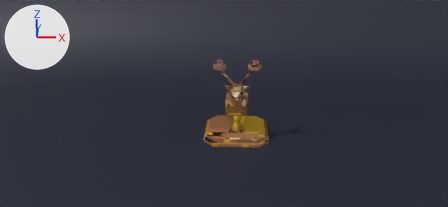
An edit to the Blender file assets/models/art/boss5/NestDeer.blend, drawn before and after from the same camera.
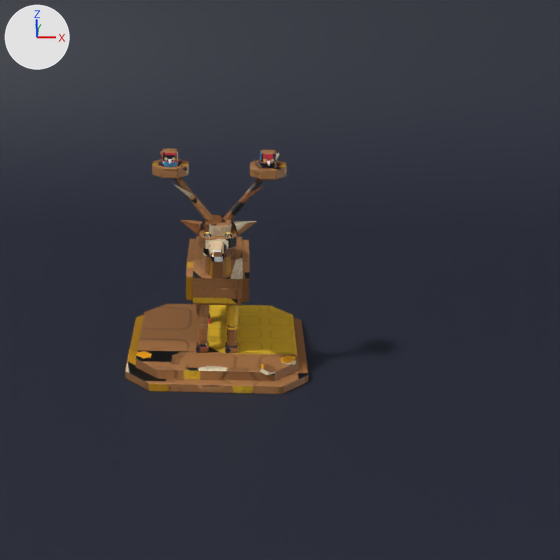
Each version is shown from the file's camera 'Cam', then close up on the part from 35% to 80% of the width and 3% to 100% of the height. Lighting does not change. The marker at upper left points along +X, +Y and +Z. The first two pictures are the older version.

The older version as bpy lines, for what is in view:
```python
ob_art_nestdeer_antlers = bpy.data.objects.new('Art_NestDeer_Antlers', me_art_nestdeer_antlers)
ob_art_nestdeer_antlers.parent = ob_art_nestdeer_head
ob_art_nestdeer_antlers.location = (0.0, -1.1, 2.94)
ob_art_nestdeer_bird1 = bpy.data.objects.new('Art_NestDeer_Bird1', me_art_nestdeer_bird1)
ob_art_nestdeer_bird1.parent = ob_art_nestdeer_antlers
ob_art_nestdeer_bird1.location = (0.8, -0.9, 3.74)
ob_art_nestdeer_bird2 = bpy.data.objects.new('Art_NestDeer_Bird2', me_art_nestdeer_bird2)
ob_art_nestdeer_bird2.parent = ob_art_nestdeer_antlers
ob_art_nestdeer_bird2.location = (-0.8, -0.9, 3.74)
ob_art_nestdeer_body = bpy.data.objects.new('Art_NestDeer_Body', me_art_nestdeer_body)
ob_art_nestdeer_body.parent = ob_art_nestdeer_stand
ob_art_nestdeer_body.location = (0.0, 0.1, 1.64)
ob_art_nestdeer_head = bpy.data.objects.new('Art_NestDeer_Head', me_art_nestdeer_head)
ob_art_nestdeer_head.parent = ob_art_nestdeer_body
ob_art_nestdeer_head.location = (0.0, -0.85, 1.99)
ob_art_nestdeer_stand = bpy.data.objects.new('Art_NestDeer_Stand', me_art_nestdeer_stand)
ob_art_nestdeer_stand.location = (0.0, 0.0, 0.0)
ob_floor = bpy.data.objects.new('Floor', me_floor)
ob_floor.location = (0.0, 0.0, 0.0)
```
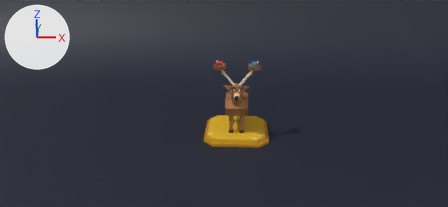
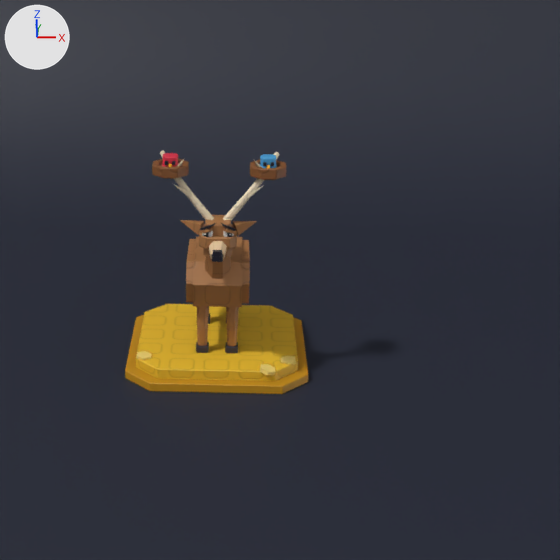
What differs and where, as boxes [x1, y1, x2, y2] in the close-ups (560 x 560 px; the box of a moved part takes in the faces that stretch with it):
'Art_NestDeer_Body', reshaped
    before: [186, 236, 250, 306]
    after: [186, 236, 250, 307]
'Art_NestDeer_Head', reshaped
    before: [180, 215, 257, 278]
    after: [180, 215, 257, 279]
'Art_NestDeer_Bird1', reshaped
    before: [260, 150, 277, 168]
    after: [260, 154, 277, 168]
'Art_NestDeer_Bird2', reshaped
    before: [162, 149, 179, 167]
    after: [162, 153, 179, 170]
part 1 of me_art_nestdeer_stand, surface changed (brown to yellow)
    both: [125, 304, 308, 394]
part 2 of me_art_nestdeer_body, rebuilt
    before: [193, 236, 243, 306]
    after: [193, 236, 243, 307]
part 3 of me_art_nestdeer_body, rebuilt
    before: [186, 239, 250, 302]
    after: [186, 239, 250, 304]
part 4 of me_art_nestdeer_head, moved or reshaped
    before: [204, 232, 232, 238]
    after: [200, 223, 236, 237]
part 5 of me_art_nestdeer_head, surface changed
    both: [180, 215, 257, 278]
part 6 of me_art_nestdeer_antlers, surface changed
    both: [152, 151, 286, 220]
part 7 of me_art_nestdeer_bird1, moved or reshaped
    before: [260, 160, 277, 168]
    after: [262, 165, 277, 168]
part 8 of me_art_nestdeer_bird1, moved or reshaped
    before: [260, 150, 276, 162]
    after: [260, 154, 276, 167]
part 9 of me_art_nestdeer_bird2, moved or reshaped
    before: [162, 158, 179, 167]
    after: [162, 163, 179, 167]
part 10 of me_art_nestdeer_bird2, moved or reshaped
    before: [162, 149, 178, 161]
    after: [163, 153, 178, 166]

Diff of the bpy script that builds the scene:
```diff
--- a/assets/models/art/boss5/NestDeer.blend.py
+++ b/assets/models/art/boss5/NestDeer.blend.py
@@ me_art_nestdeer_stand @@
 me_art_nestdeer_stand.from_pydata(...)  # 124 vertices, 105 faces; spans x -1.6..1.6, y -1.6..1.6, z 0.0..0.4
+# me_art_nestdeer_stand part 1: texture (UV) coordinates of 105 of 105 faces, centred in x -1.6..1.6, y -1.6..1.6, z 0.0..0.37, changed; they spanned u 0.0..0.99, v 0.0..0.99 and now span u 0.0..0.98, v 0.05..0.98
 me_art_nestdeer_stand.materials.append(mat_art_nestdeer)
@@ me_art_nestdeer_body @@
 # used by ob_art_nestdeer_body; parent = ob_art_nestdeer_stand; location = (0.0, 0.1, 1.64)
-me_art_nestdeer_body.from_pydata(...)  # 28 vertices, 18 faces; spans x -0.54..0.54, y -1.15..0.95, z -0.35..0.45
+me_art_nestdeer_body.from_pydata(...)  # 32 vertices, 20 faces; spans x -0.54..0.54, y -1.22..1.0, z -0.4..0.48
+# me_art_nestdeer_body part 2: the loose piece of 14 vertices spanning x -0.42..0.42, y -1.15..0.95, z -0.35..0.45 is rebuilt with 16 vertices and now spans x -0.42..0.42, y -1.22..1.0, z -0.4..0.48
+# me_art_nestdeer_body part 3: the loose piece of 14 vertices spanning x -0.54..0.54, y -1.07..0.87, z -0.31..0.41 is rebuilt with 16 vertices and now spans x -0.54..0.54, y -1.13..0.91, z -0.36..0.44
 me_art_nestdeer_body.materials.append(mat_art_nestdeer)
@@ me_art_nestdeer_head @@
 # used by ob_art_nestdeer_head; parent = ob_art_nestdeer_body; location = (0.0, -0.85, 1.99)
-me_art_nestdeer_head.from_pydata(...)  # 318 vertices, 239 faces; spans x -0.65..0.65, y -0.971..0.262, z -0.188..0.988
+me_art_nestdeer_head.from_pydata(...)  # 282 vertices, 211 faces; spans x -0.65..0.65, y -0.971..0.262, z -0.188..1.012
+# me_art_nestdeer_head part 4: 6 vertices moved from x -0.235..0.223, y -0.62..-0.55, z 0.747..0.785 to x -0.292..0.127, y -0.651..-0.38, z 0.892..1.012; 80 vertices removed from x -0.235..0.235, y -0.645..-0.55, z 0.747..0.865; 74 vertices added at x -0.298..0.298, y -0.671..-0.38, z 0.707..1.012
+# me_art_nestdeer_head part 5: 159 kept faces spanning x -0.65..0.65, y -0.971..0.262, z -0.188..0.988 get new texture (UV) coordinates
+# other edits to the shape of me_art_nestdeer_head do not show in these pictures
 me_art_nestdeer_head.materials.append(mat_art_nestdeer)
@@ me_art_nestdeer_antlers @@
 me_art_nestdeer_antlers.from_pydata(...)  # 404 vertices, 334 faces; spans x -1.1..1.1, y -0.2..0.5, z -0.04..1.1
 # used by ob_art_nestdeer_antlers; parent = ob_art_nestdeer_head; location = (0.0, -1.1, 2.94)
+# me_art_nestdeer_antlers part 6: texture (UV) coordinates of 334 of 334 faces, centred in x -1.1..1.1, y -0.1..0.5, z 0.0..1.06, changed; they spanned u 0.11..0.98, v 0.0..0.98 and now span u 0.0..0.98, v 0.0..0.98
 me_art_nestdeer_antlers.materials.append(mat_art_nestdeer)
@@ me_art_nestdeer_bird1 @@
 # used by ob_art_nestdeer_bird1; parent = ob_art_nestdeer_antlers; location = (0.8, -0.9, 3.74)
-me_art_nestdeer_bird1.from_pydata(...)  # 117 vertices, 104 faces; spans x -0.139..0.139, y -0.3..0.13, z 0.036..0.338
+me_art_nestdeer_bird1.from_pydata(...)  # 109 vertices, 100 faces; spans x -0.139..0.139, y -0.3..0.13, z -0.044..0.258
+# me_art_nestdeer_bird1 part 7: the loose piece of 48 vertices spanning x -0.139..0.139, y -0.13..0.13, z 0.036..0.188 is moved by (0.0, 0.0, -0.08)
+# me_art_nestdeer_bird1 part 8: the loose piece of 40 vertices spanning x -0.127..0.127, y -0.118..0.118, z 0.184..0.338 is moved by (0.0, 0.0, -0.08)
+# other edits to the shape of me_art_nestdeer_bird1 do not show in these pictures
 me_art_nestdeer_bird1.materials.append(mat_art_nestdeer)
@@ me_art_nestdeer_bird2 @@
 # used by ob_art_nestdeer_bird2; parent = ob_art_nestdeer_antlers; location = (-0.8, -0.9, 3.74)
-me_art_nestdeer_bird2.from_pydata(...)  # 117 vertices, 104 faces; spans x -0.139..0.139, y -0.3..0.13, z 0.036..0.338
+me_art_nestdeer_bird2.from_pydata(...)  # 109 vertices, 100 faces; spans x -0.139..0.139, y -0.3..0.13, z -0.044..0.258
+# me_art_nestdeer_bird2 part 9: the loose piece of 48 vertices spanning x -0.139..0.139, y -0.13..0.13, z 0.036..0.188 is moved by (0.0, 0.0, -0.08)
+# me_art_nestdeer_bird2 part 10: the loose piece of 40 vertices spanning x -0.127..0.127, y -0.118..0.118, z 0.184..0.338 is moved by (0.0, 0.0, -0.08)
+# other edits to the shape of me_art_nestdeer_bird2 do not show in these pictures
 me_art_nestdeer_bird2.materials.append(mat_art_nestdeer)
```
